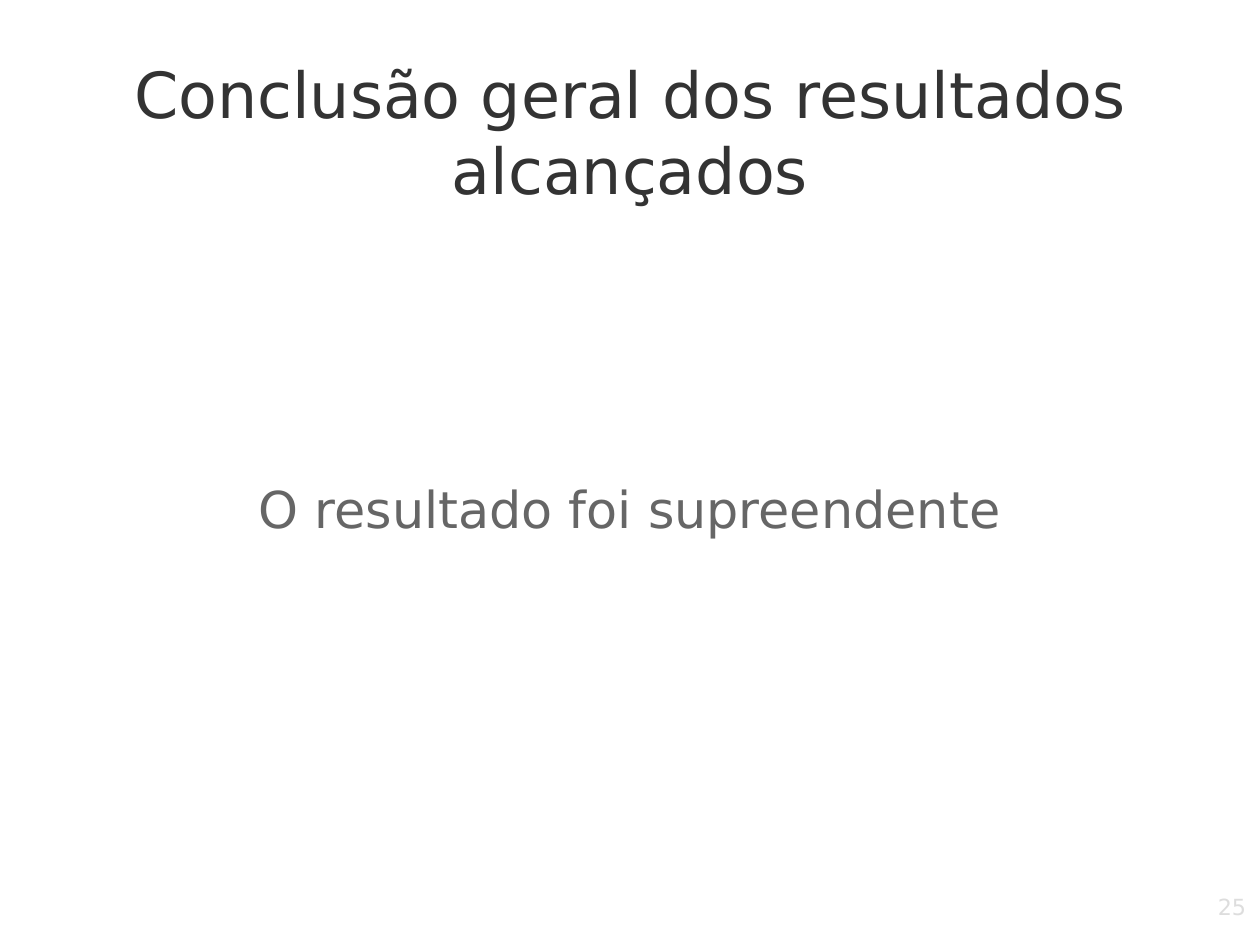
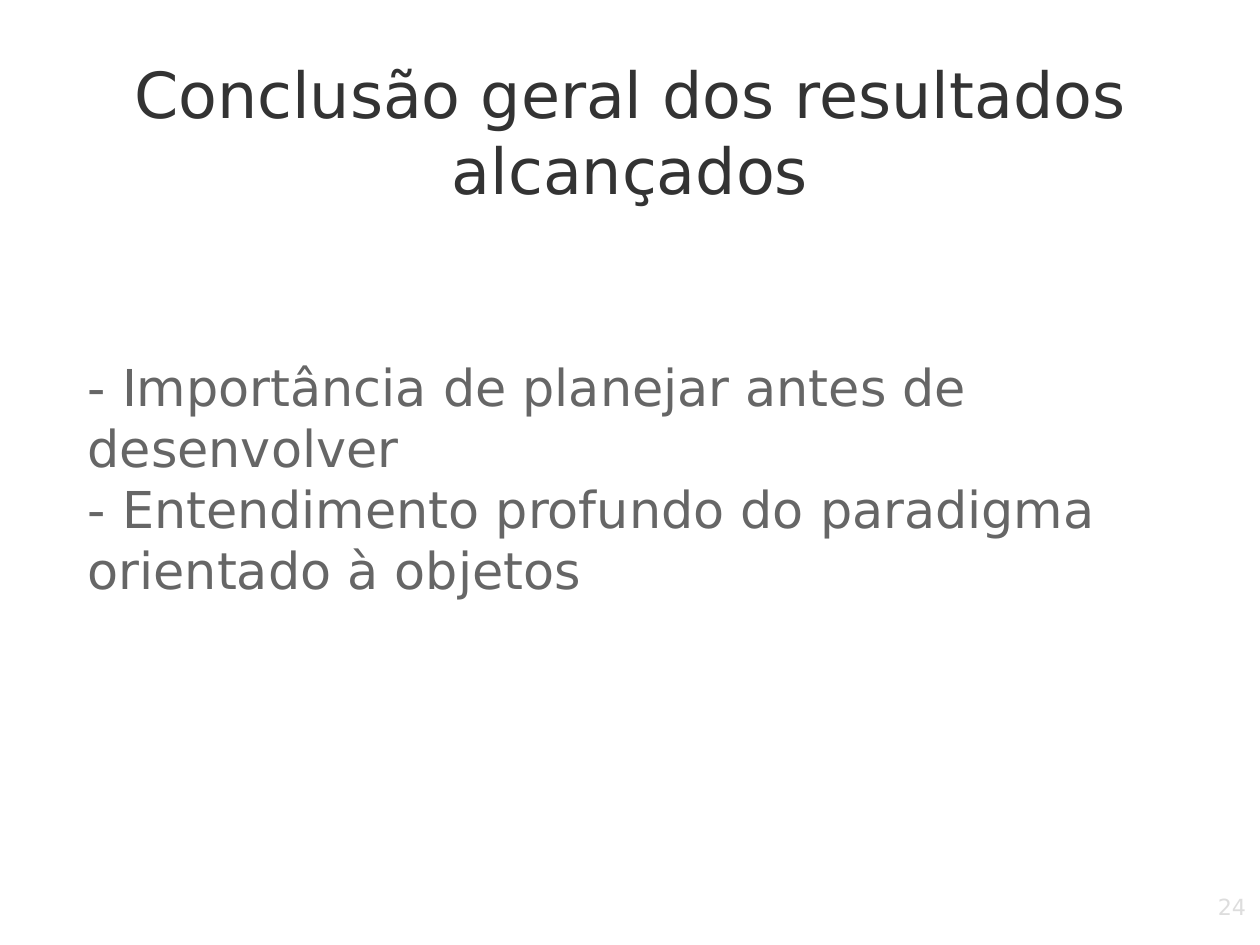
Before and after one commit to LucasEBSkora/jogo-tecnicas, a slide deck: slide 24 of Documents/Apresentação_Slides.odp (slide 25 before the commit). Drawn at 1260x945 pixels with LibreOffice and Linux fonts; fonts in the diff are those of the drawing; background and template pictures are left out. Boxes give left, top, right and bottom in pixels: in the first picture for what was removed or moved away, otherwise in the second. Text is boxed around its words. In the diff, an @@ line names an element or a change of style, - is before the commit and + after.

```diff
--- a/Documents/Apresentação_Slides.odp
+++ b/Documents/Apresentação_Slides.odp
@@ subtitle at [88, 365, 1094, 600]: text changed @@
-O resultado foi supreendente
+- Importância de planejar antes de desenvolver
+- Entendimento profundo do paradigma orientado à objetos
@@ page number at [954, 894, 1247, 945]: text changed @@
-25
+24
```
Also in this commit, not shown: 7 other slides changed, 1 slide added, 2 slides removed, 1 other file.
